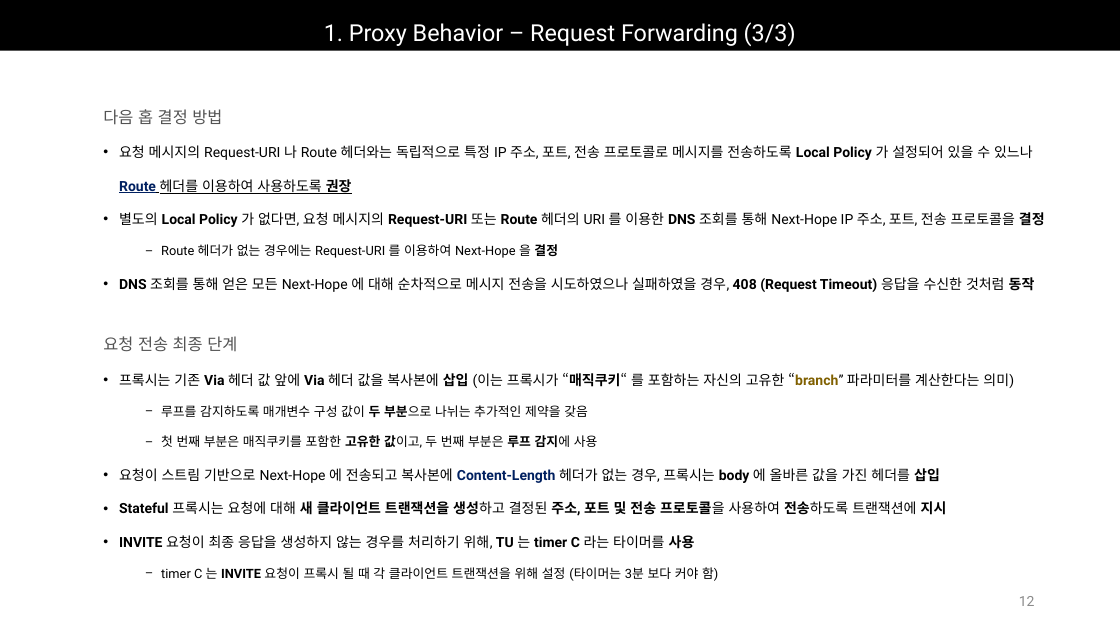
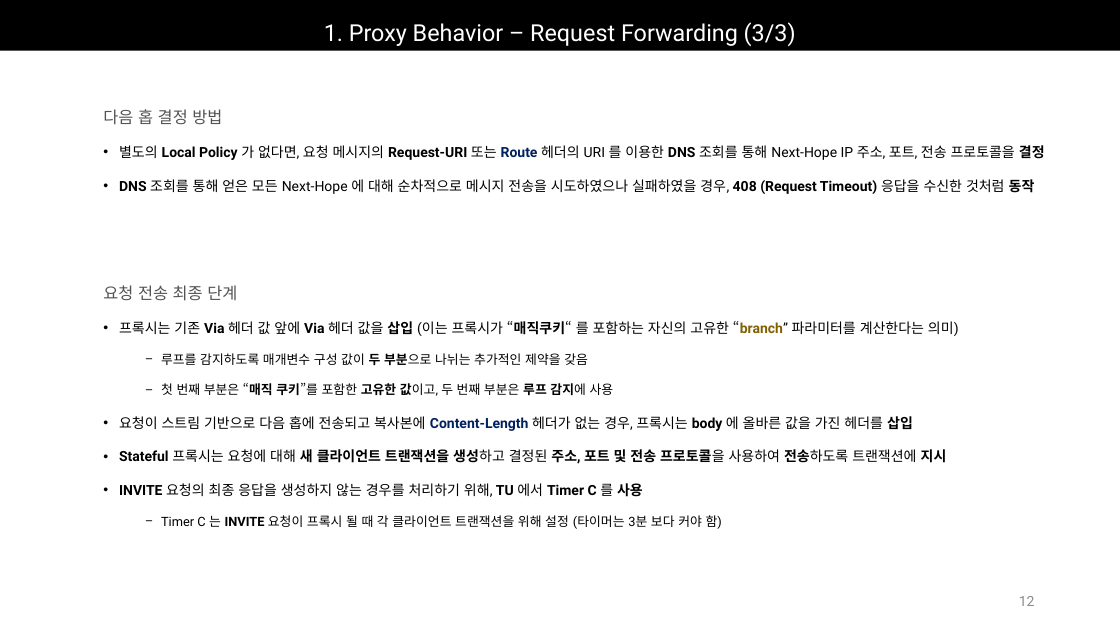
Before and after one commit to Epsilonely/SIP-Survey, a slide deck: slide 12 of 세미나 3차.pptx. Drawn at 1120x630 pixels with LibreOffice and Linux fonts; fonts in the diff are those of the drawing. Boxes give left, top, right and bottom in pixels: in the first picture for what was removed or moved away, otherwise in the second. Text is boxed around its words. In the diff, an @@ line names an element or a change of style, - is before the commit and + after.

```diff
--- a/세미나 3차.pptx
+++ b/세미나 3차.pptx
@@ text at (119,145,1033,194): paragraph removed @@
-• 요청 메시지의 Request-URI 나 Route 헤더와는 독립적으로 특정 IP 주소, 포트, 전송 프로토콜로 메시지를 전송하도록 Local Policy 가 설정되어 있을 수 있느나
-  Route 헤더를 이용하여 사용하도록 권장
@@ text at (119,145,1045,160): text colour #000000 to #002060 in "Route" @@
@@ text "요청 전송 최종 단계": place and size @@
-text "요청 전송 최종 단계" at (103,336,1014,581)
+text "요청 전송 최종 단계" at (103,285,959,529)
@@ text at (161,244,558,258): paragraph removed @@
-  − Route 헤더가 없는 경우에는 Request-URI 를 이용하여 Next-Hope 을 결정
@@ text at (119,321,959,336): text changed @@
-• 프록시는 기존 Via 헤더 값 앞에 Via 헤더 값을 복사본에 삽입 (이는 프록시가 “매직쿠키“ 를 포함하는 자신의 고유한 “branch” 파라미터를 계산한다는 의미)
+• 프록시는 기존 Via 헤더 값 앞에 Via 헤더 값을 삽입 (이는 프록시가 “매직쿠키“ 를 포함하는 자신의 고유한 “branch” 파라미터를 계산한다는 의미)
@@ text at (119,383,913,431): text changed @@
-  − 첫 번째 부분은 매직쿠키를 포함한 고유한 값이고, 두 번째 부분은 루프 감지에 사용
-• 요청이 스트림 기반으로 Next-Hope 에 전송되고 복사본에 Content-Length 헤더가 없는 경우, 프록시는 body 에 올바른 값을 가진 헤더를 삽입
+  − 첫 번째 부분은 “매직 쿠키”를 포함한 고유한 값이고, 두 번째 부분은 루프 감지에 사용
+• 요청이 스트림 기반으로 다음 홉에 전송되고 복사본에 Content-Length 헤더가 없는 경우, 프록시는 body 에 올바른 값을 가진 헤더를 삽입
@@ text at (119,483,722,529): text changed @@
-• INVITE 요청이 최종 응답을 생성하지 않는 경우를 처리하기 위해, TU 는 timer C 라는 타이머를 사용
-  − timer C 는 INVITE 요청이 프록시 될 때 각 클라이언트 트랜잭션을 위해 설정 (타이머는 3분 보다 커야 함)
+• INVITE 요청의 최종 응답을 생성하지 않는 경우를 처리하기 위해, TU 에서 Timer C 를 사용
+  − Timer C 는 INVITE 요청이 프록시 될 때 각 클라이언트 트랜잭션을 위해 설정 (타이머는 3분 보다 커야 함)
```
Also in this commit, not shown: 27 other slides changed, 3 slides added, 11 slides removed, 2 other files.
